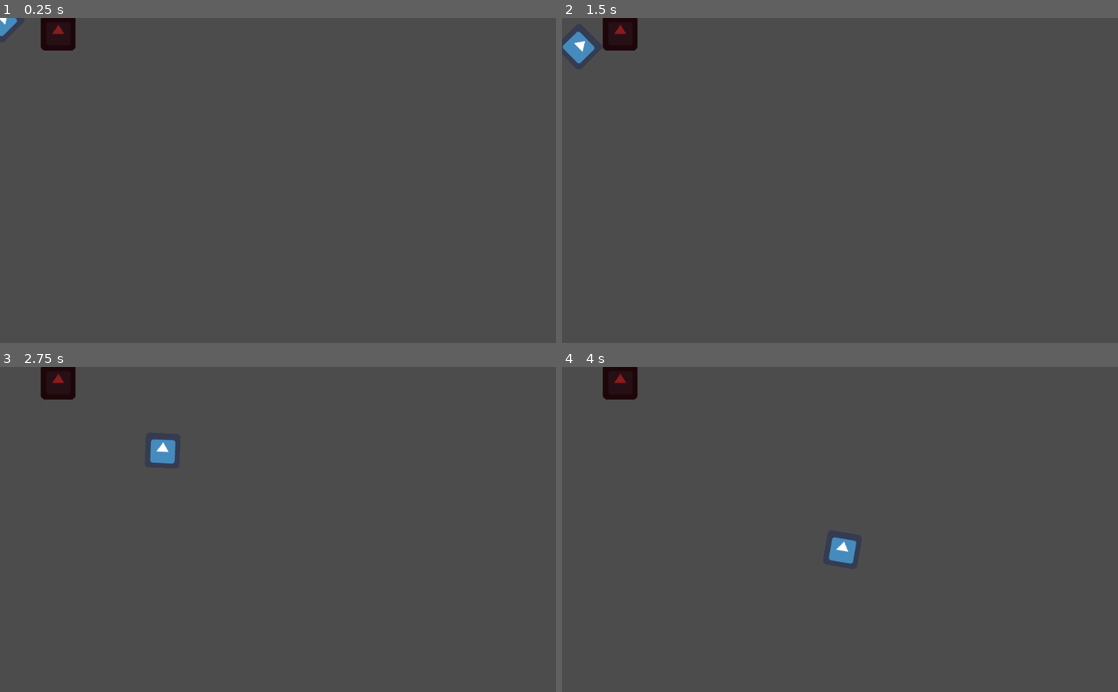
Above: before the commit, frames 1-4 (two rows, left to right).
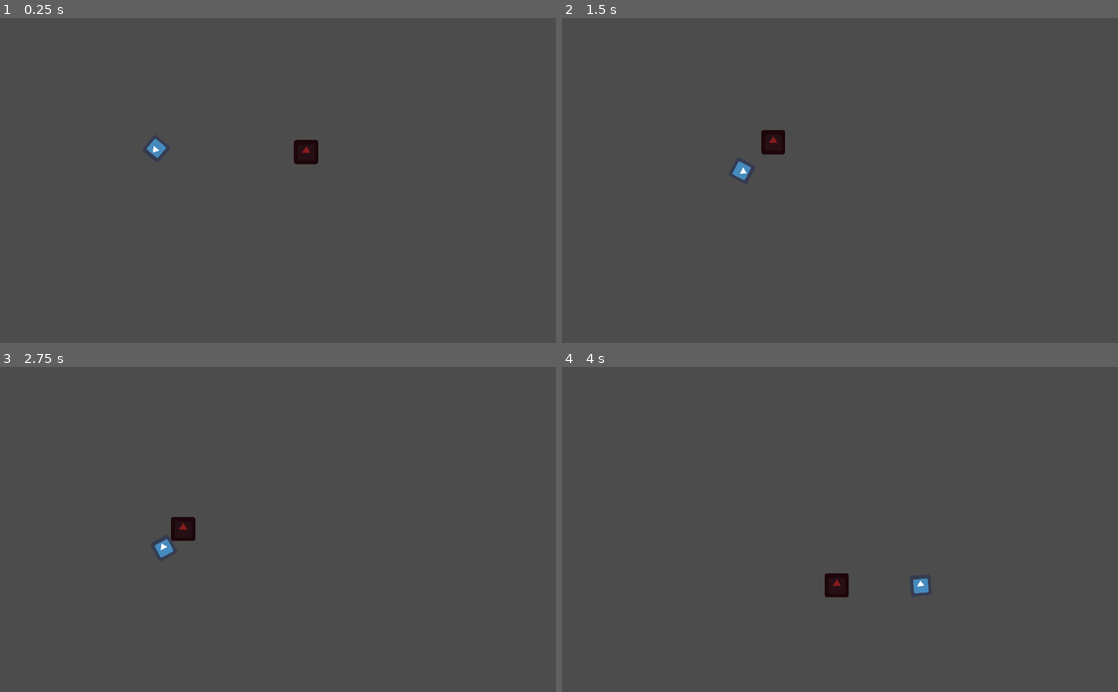
Above: after the commit, the same moments.

Repository: ady2303/JuiceJam
Game: Godot game, scene res://Scenes/World.tscn
The game is run twice, just before and just after one commit, with the same random seed, the same clock (stepped at 60 frames per second) and the same inputs. The engine's default icon, where the game draws it, is replaced by a stand-in: a white triangle on a blue panel in a dark square.
Inputs (mouse positions are in pixels of both pictures, inside the frame that each line leads up to):
- Up to frame 1 (0.25 s): no input
- Up to frame 2 (1.5 s): move the mouse to (962, 164) at 0.52 s; tap Enter at 1.25 s; move the mouse to (728, 196) at 1.27 s
- Up to frame 3 (2.75 s): move the mouse to (333, 458) at 2.02 s
- Up to frame 4 (4 s): move the mouse to (812, 594) at 2.77 s; move the mouse to (1006, 578) at 3.52 s

The runs differ from the first frame. In frame 1, 1.2% of the frame differs, in the area x 0-58%, y 0-46%; in frame 2, 1.4%; in frame 3, 1.4%; in frame 4, 1.4%, in the area x 7-66%, y 0-71%.

Commit message:
Give enemy life

Diff:
--- a/JuiceJamGame/Player.tscn
+++ /dev/null
@@ -1,16 +0,0 @@
-[gd_scene load_steps=4 format=2]
-
-[ext_resource path="res://icon.png" type="Texture" id=1]
-[ext_resource path="res://Scripts/Player.gd" type="Script" id=2]
-
-[sub_resource type="RectangleShape2D" id=1]
-extents = Vector2( 31.0471, 31.2469 )
-
-[node name="Player" type="KinematicBody2D"]
-script = ExtResource( 2 )
-
-[node name="Sprite" type="Sprite" parent="."]
-texture = ExtResource( 1 )
-
-[node name="CollisionShape2D" type="CollisionShape2D" parent="."]
-shape = SubResource( 1 )
--- a/JuiceJamGame/Scenes/Enemy.gd
+++ /dev/null
@@ -1,16 +0,0 @@
-extends Node2D
-
-
-# Declare member variables here. Examples:
-# var a = 2
-# var b = "text"
-
-
-# Called when the node enters the scene tree for the first time.
-func _ready():
-	pass # Replace with function body.
-
-
-# Called every frame. 'delta' is the elapsed time since the previous frame.
-#func _process(delta):
-#	pass
--- a/JuiceJamGame/Scenes/Enemy.tscn
+++ b/JuiceJamGame/Scenes/Enemy.tscn
@@ -1,11 +1,19 @@
-[gd_scene load_steps=3 format=2]
+[gd_scene load_steps=5 format=2]
 
 [ext_resource path="res://icon.png" type="Texture" id=1]
+[ext_resource path="res://Scripts/Enemy.gd" type="Script" id=2]
 
 [sub_resource type="RectangleShape2D" id=1]
 extents = Vector2( 31.7094, 30.963 )
 
-[node name="Enemy" type="Node2D"]
+[sub_resource type="RectangleShape2D" id=2]
+extents = Vector2( 35.1102, 35.9954 )
+
+[node name="Enemy" type="Node2D" groups=[
+"Enemy",
+]]
+scale = Vector2( 0.7, 0.7 )
+script = ExtResource( 2 )
 
 [node name="KinematicBody2D" type="KinematicBody2D" parent="."]
 
@@ -15,3 +23,8 @@
 
 [node name="CollisionShape2D" type="CollisionShape2D" parent="KinematicBody2D"]
 shape = SubResource( 1 )
+
+[node name="Area2D" type="Area2D" parent="."]
+
+[node name="Other_Enemy_Detector" type="CollisionShape2D" parent="Area2D"]
+shape = SubResource( 2 )
--- a/JuiceJamGame/Scenes/Player.tscn
+++ b/JuiceJamGame/Scenes/Player.tscn
@@ -6,7 +6,9 @@
 [sub_resource type="RectangleShape2D" id=1]
 extents = Vector2( 31.0471, 31.2469 )
 
-[node name="Player" type="KinematicBody2D"]
+[node name="Player" type="KinematicBody2D" groups=[
+"Player",
+]]
 script = ExtResource( 2 )
 
 [node name="Sprite" type="Sprite" parent="."]
--- a/JuiceJamGame/Scenes/World.tscn
+++ b/JuiceJamGame/Scenes/World.tscn
@@ -1,11 +1,17 @@
 [gd_scene load_steps=3 format=2]
 
-[ext_resource path="res://Player.tscn" type="PackedScene" id=1]
+[ext_resource path="res://Scenes/Player.tscn" type="PackedScene" id=1]
 [ext_resource path="res://Scenes/Enemy.tscn" type="PackedScene" id=2]
 
 [node name="World" type="Node2D"]
 
-[node name="Player" parent="." instance=ExtResource( 1 )]
+[node name="Player" parent="." groups=[
+"Player",
+] instance=ExtResource( 1 )]
+position = Vector2( 373.784, 313.76 )
+scale = Vector2( 0.6, 0.6 )
 
-[node name="Enemy" parent="." instance=ExtResource( 2 )]
-position = Vector2( 107.198, 27.5327 )
+[node name="Enemy" parent="." groups=[
+"Enemy",
+] instance=ExtResource( 2 )]
+position = Vector2( 613.307, 241.708 )
--- /dev/null
+++ b/JuiceJamGame/Scripts/Enemy.gd
@@ -0,0 +1,10 @@
+extends Node2D
+
+var speed = 200
+onready var kb = $KinematicBody2D
+
+onready var target = get_parent().get_node("Player")
+
+func _physics_process(delta):
+	var direction = kb.global_position.direction_to(target.global_position)
+	$KinematicBody2D.move_and_collide(direction*speed*delta)
--- a/JuiceJamGame/Scripts/Player.gd
+++ b/JuiceJamGame/Scripts/Player.gd
@@ -1,7 +1,7 @@
 extends KinematicBody2D
 
 
-var speed = 250
+var speed = 450
 var velocity = Vector2()
 
 # Called when the node enters the scene tree for the first time.
